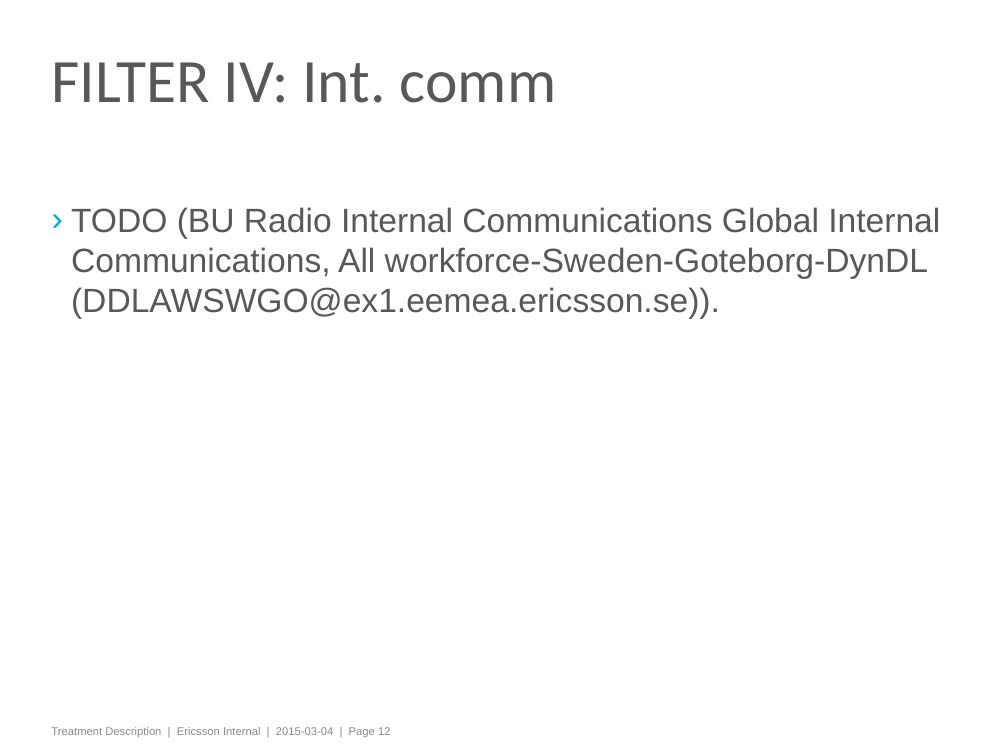
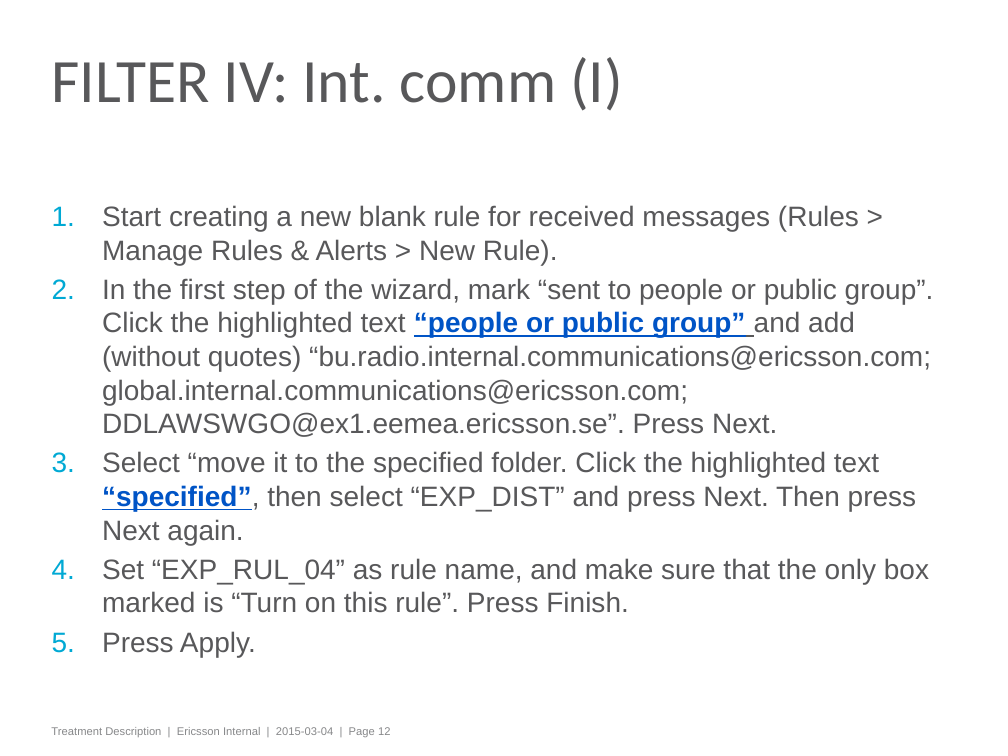
Before and after one commit to stoyicker/thesis-tex, a slide deck: slide 12 of Presentation material/treatment_guidelines_general.pptx. Drawn at 1008x756 pixels with LibreOffice and Linux fonts; fonts in the diff are those of the drawing; background and template pictures are left out. Boxes give left, top, right and bottom in pixels: in the first picture for what was removed or moved away, otherwise in the second. Text is boxed around its words. In the diff, an @@ line names an element or a change of style, - is before the commit and + after.

```diff
--- a/Presentation material/treatment_guidelines_general.pptx
+++ b/Presentation material/treatment_guidelines_general.pptx
@@ title at [51,57,623,111]: text changed @@
-FILTER IV: Int. comm
+FILTER IV: Int. comm (I)
@@ text at [102,205,934,613]: text changed; size 24 to 20 pt @@
-› TODO (BU Radio Internal Communications Global Internal Communications, All workforce-Sweden-Goteborg-DynDL (DDLAWSWGO@ex1.eemea.ericsson.se)).
+1. Start creating a new blank rule for received messages (Rules > Manage Rules & Alerts > New Rule).
+2. In the first step of the wizard, mark “sent to people or public group”. Click the highlighted text “people or public group” and add (without quotes) “bu.radio.internal.communications@ericsson.com; global.internal.communications@ericsson.com; DDLAWSWGO@ex1.eemea.ericsson.se”. Press Next.
+3. Select “move it to the specified folder. Click the highlighted text “specified”, then select “EXP_DIST” and press Next. Then press Next again.
+4. Set “EXP_RUL_04” as rule name, and make sure that the only box marked is “Turn on this rule”. Press Finish.
+5. Press Apply.
```
Also in this commit, not shown: 4 other slides changed, 4 other files.
